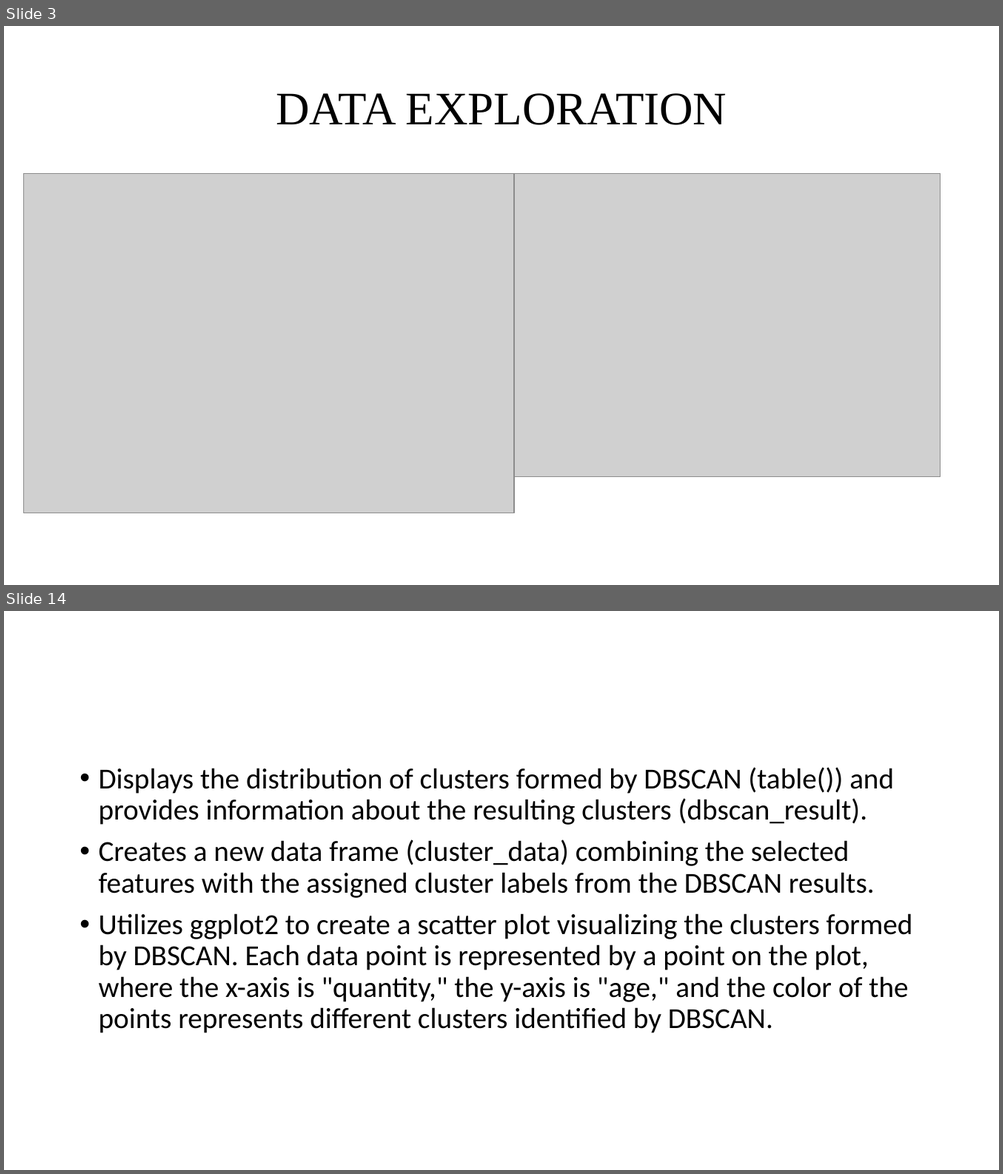
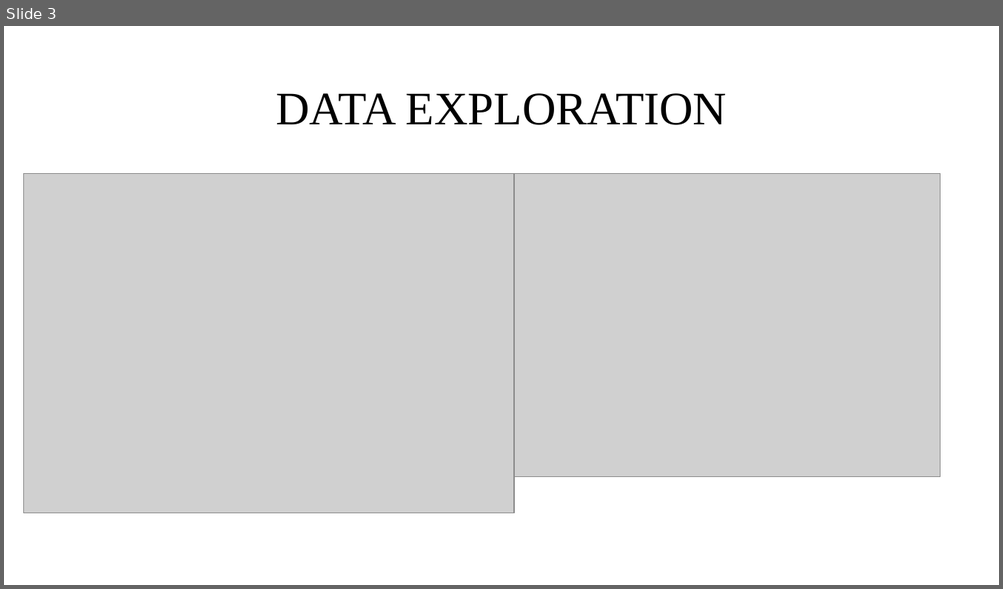
Before and after one commit to Jothish21/Data-Mining-Project-Group4, a slide deck: Group4-Presentation.pptx. Shown one above the other, each under a label of ours: slides 3 and 14 before the commit, slide 3 after it; the slides between them are not shown. The pictures are 1003x1174 and 1003x589 pixels, drawn with LibreOffice and Linux fonts; fonts in the diff are those of the drawing; grey boxes stand for pictures. Boxes give left, top, right and bottom in pixels: in the first picture for what was removed or moved away, otherwise in the second. Text is boxed around its words. In the diff, an @@ line names an element or a change of style, - is before the commit and + after.

```diff
--- a/Group4-Presentation.pptx
+++ b/Group4-Presentation.pptx
@@ slide 14 removed at <box>4,611,999,1170</box>, background #FFFFFF @@
@@ text removed at <box>99,767,913,1034</box> @@
-• Displays the distribution of clusters formed by DBSCAN (table()) and provides information about the resulting clusters (dbscan_result).
-• Creates a new data frame (cluster_data) combining the selected features with the assigned cluster labels from the DBSCAN results.
-• Utilizes ggplot2 to create a scatter plot visualizing the clusters formed by DBSCAN. Each data point is represented by a point on the plot, where the x-axis is "quantity," the y-axis is "age," and the color of the points represents different clusters identified by DBSCAN.
```
Also in this commit, not shown: 11 slides changed, 2 slides added.
